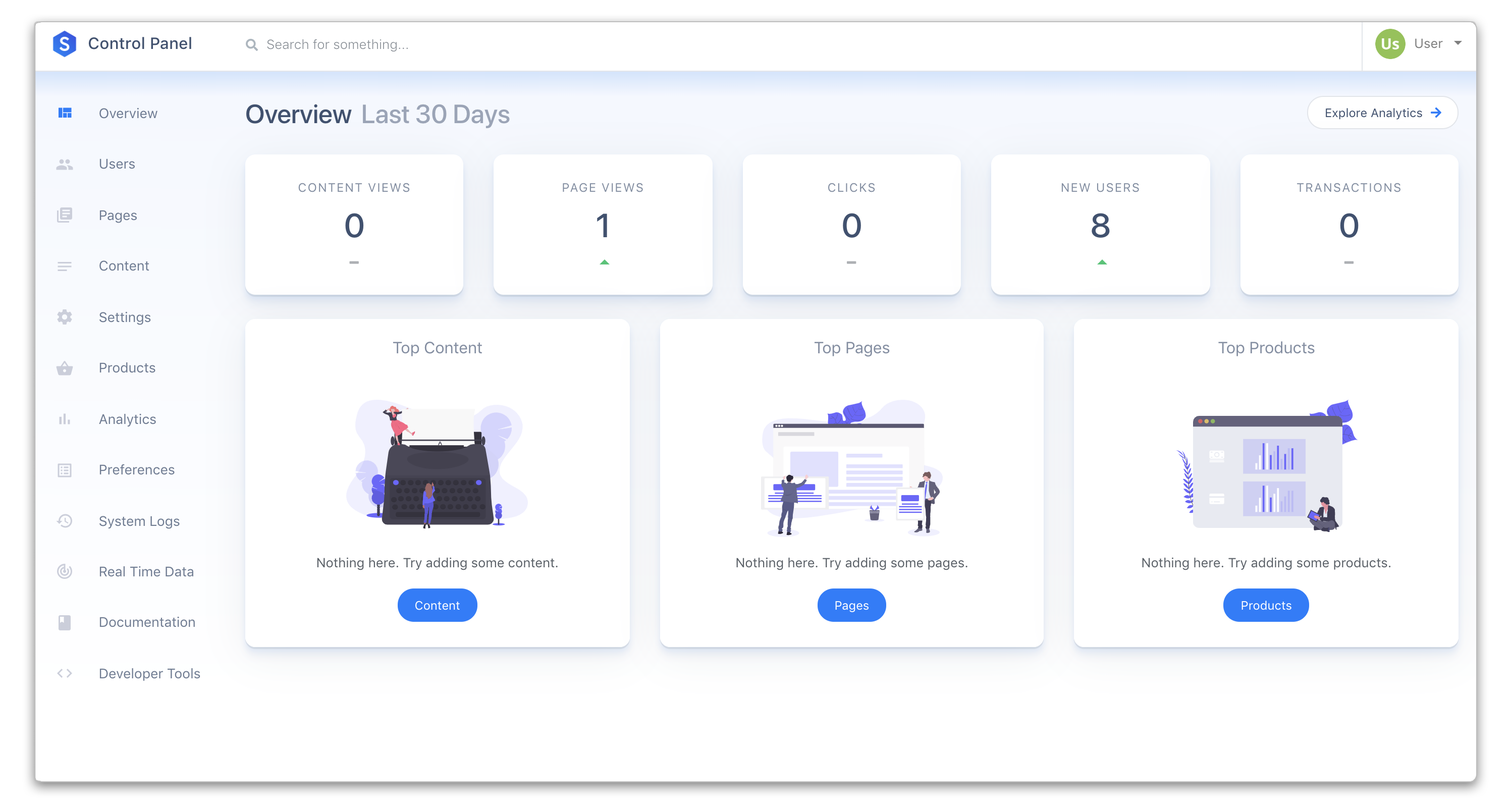
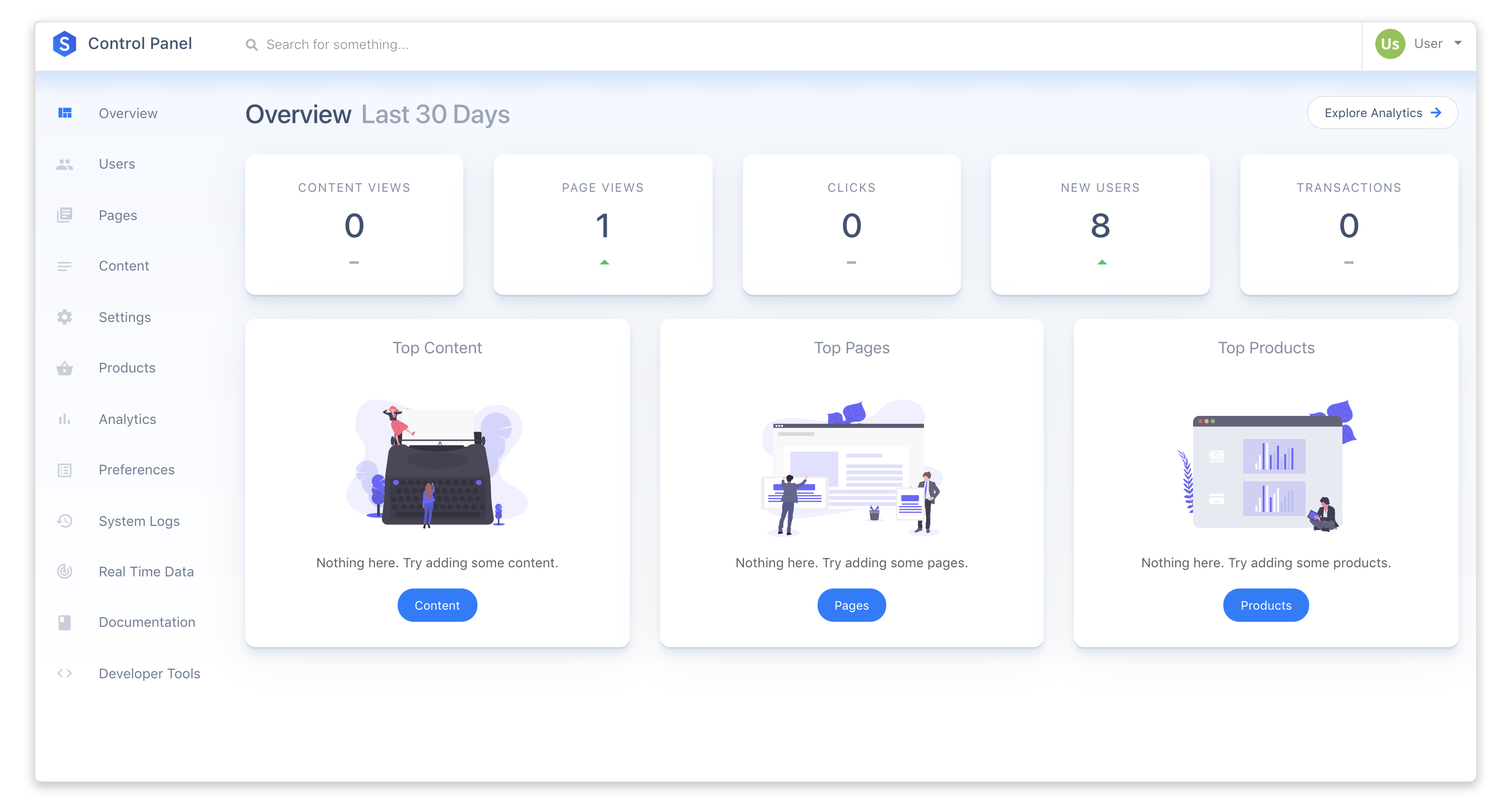
Two versions of the same layered image (1511x804). Layer-by-layer changes:
pixels changed over [24, 15, 1488, 797] (layer not identified)
